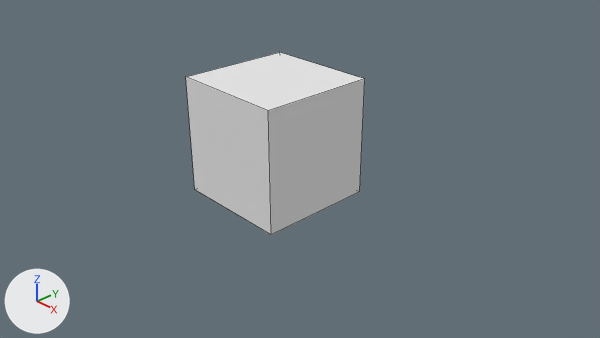
Renders of the Blender file Object/towertop.blend from each side of a commit.
The view is the same before and after, from the file's camera 'Camera'. Every picture has the same lights, and +X, +Y and +Z are marked at lower left. Mesh edges are drawn as thin lines.
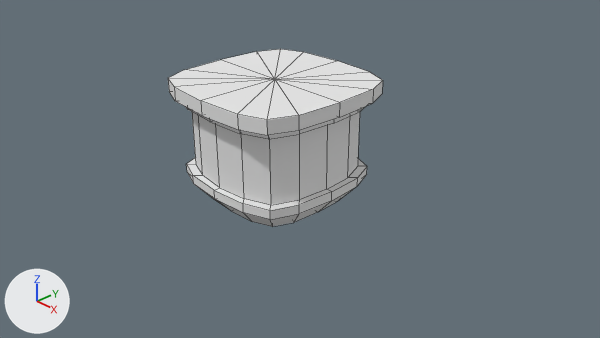
Location of each change, (x1, y1, x2, y2) in pixels of the pictures (600 x 338 px):
'Cube', reshaped, turned, modifiers changed: before (186, 52, 365, 235); after (168, 49, 383, 227)

The change in detail:
me_cube is used by ob_cube; location (0.0, 0.0, 0.0).
me_cube had 8 vertices, 6 faces and spanned x -1.0..1.0, y -1.0..1.0, z 0.0..2.02.
me_cube now has 47 vertices, 40 faces and spans x 0.0..1.42, y -1.42..0.0, z -2.0..0.0.
me_cube part 1: the whole mesh is rebuilt.
Object 'Cube' (ob_cube) turns from (0, 0, 0) to (180, 0, 0) degrees about x, y and z.
Object 'Cube' (ob_cube) gains a MIRROR modifier named 'Mirror'.
Modifier setting: use_axis = (True, True, False).
Modifier setting: use_clip = True.
